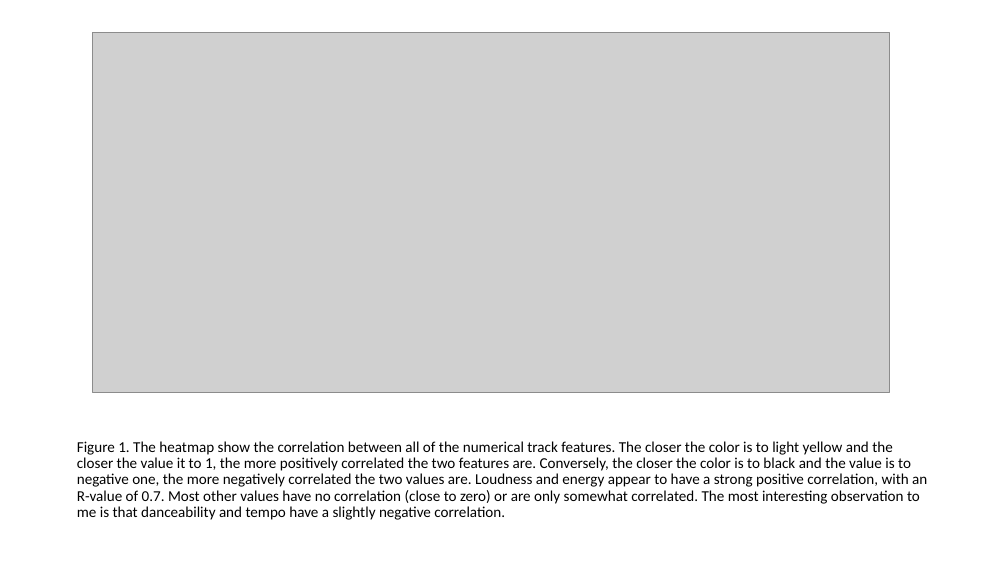
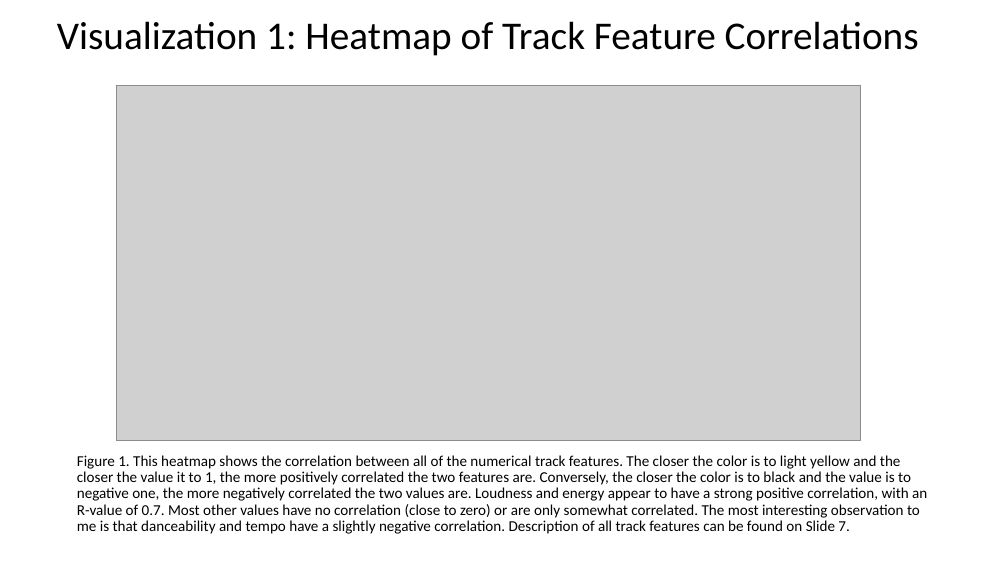
Before and after one commit to sschwartzdata/onramp_project, a slide deck: slide 3 of Submissions/images/Visualizations.pptx (slide 2 before the commit). Drawn at 1008x567 pixels with LibreOffice and Linux fonts; fonts in the diff are those of the drawing; grey boxes stand for pictures. Boxes give left, top, right and bottom in pixels: in the first picture for what was removed or moved away, otherwise in the second. Text is boxed around its words. In the diff, an @@ line names an element or a change of style, - is before the commit and + after.

Commit message:
final_cleaning
cleaned visualizations

```diff
--- a/Submissions/images/Visualizations.pptx
+++ b/Submissions/images/Visualizations.pptx
@@ text added at <box>57,21,919,56</box>, 37.4 pt, text #000000 @@
+Visualization 1: Heatmap of Track Feature Correlations
@@ picture: place and size @@
-picture at <box>92,33,889,392</box>
+picture at <box>116,85,861,440</box>
@@ title at <box>77,455,927,534</box>: text changed @@
-Figure 1. The heatmap show the correlation between all of the numerical track features. The closer the color is to light yellow and the closer the value it to 1, the more positively correlated the two features are. Conversely, the closer the color is to black and the value is to negative one, the more negatively correlated the two values are. Loudness and energy appear to have a strong positive correlation, with an R-value of 0.7. Most other values have no correlation (close to zero) or are only somewhat correlated. The most interesting observation to me is that danceability and tempo have a slightly negative correlation.
+Figure 1. This heatmap shows the correlation between all of the numerical track features. The closer the color is to light yellow and the closer the value it to 1, the more positively correlated the two features are. Conversely, the closer the color is to black and the value is to negative one, the more negatively correlated the two values are. Loudness and energy appear to have a strong positive correlation, with an R-value of 0.7. Most other values have no correlation (close to zero) or are only somewhat correlated. The most interesting observation to me is that danceability and tempo have a slightly negative correlation. Description of all track features can be found on Slide 7.
```
Also in this commit, not shown: 4 other slides changed, 2 slides added, 13 other files.
